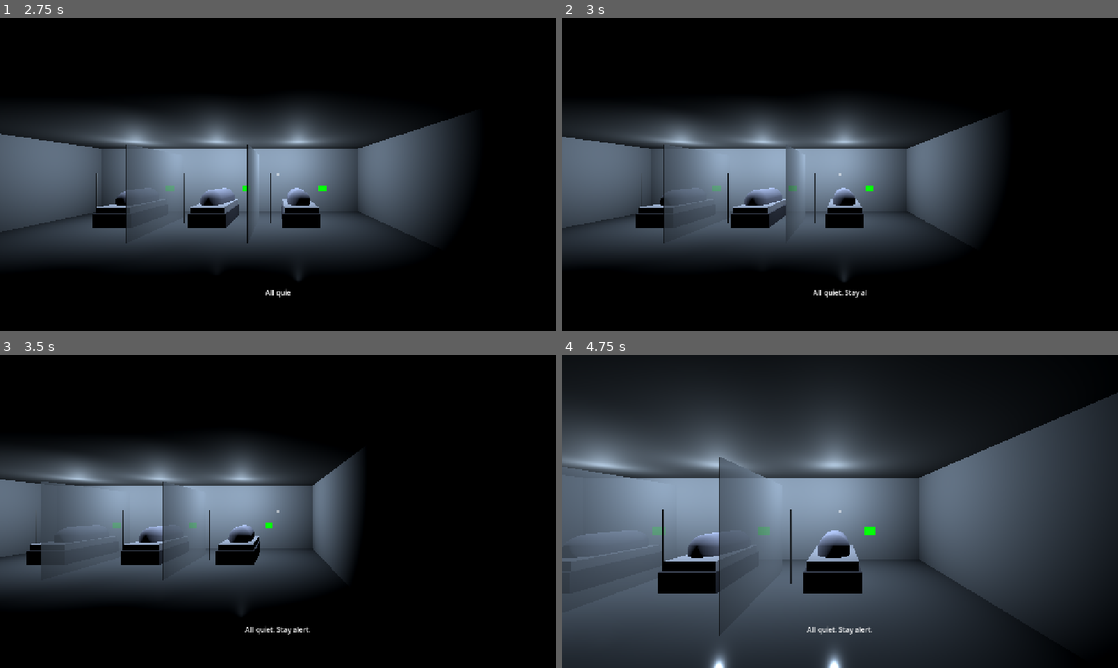
Above: before the commit, frames 1-4 (two rows, left to right).
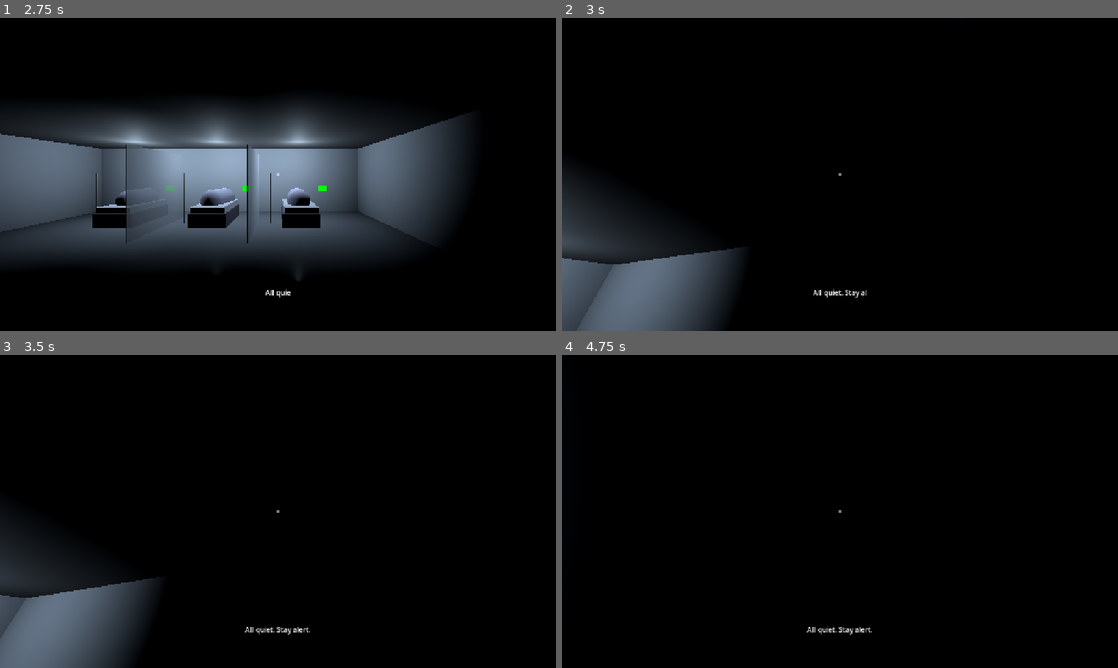
Above: after the commit, the same moments.

Repository: studioboredgames/Ward-9
Game: Godot game, scene res://scenes/main.tscn
Same seed, same stepped clock (60 frames per second), same inputs: the game is played once before the commit and once after it.
Inputs (mouse positions are in pixels of both pictures, inside the frame that each line leads up to):
- Up to frame 1 (2.75 s): click "PLAY" at 0.5 s; tap Enter at 1.25 s; move the mouse to (400, 158) at 1.27 s; hold D (move_right) 1.28-2.03 s; tap E at 1.35, 2.1 s; tap Space at 2 s; move the mouse to (166, 190) at 2.02 s; hold S (move_back) from 2.03 s (still down)
- Up to frame 2 (3 s): move the mouse to (895, 105) at 2.77 s; release S (move_back) at 2.78 s; hold D (move_right) from 2.78 s (still down); tap E at 2.85 s
- Up to frame 3 (3.5 s): keep holding D (move_right)
- Up to frame 4 (4.75 s): move the mouse to (812, 574) at 3.52 s; release D (move_right) at 3.53 s; hold W (move_forward) 3.53-4.28 s; tap E at 3.6, 4.35 s; move the mouse to (1006, 558) at 4.27 s; hold A (move_left) from 4.28 s (still down)

Frame 1 is identical in both runs. In frame 2, 40% of the frame differs, in the area x 0-79%, y 26-100%; in frame 3, 33%; in frame 4, 85%, in the area x 0-100%, y 1-100%.

Commit message:
fix: hardened mouse capture and increased look sensitivity

Diff:
--- a/scripts/game_manager.gd
+++ b/scripts/game_manager.gd
@@ -66,6 +66,10 @@
 
 	if phase_manager:
 		phase_manager.start_game()
+
+	var player = get_tree().get_first_node_in_group("player")
+	if player and player.has_method("force_activate"):
+		player.force_activate()
 
 	if interaction_system:
 		interaction_system.enable_interaction()
--- a/scripts/player/player_controller.gd
+++ b/scripts/player/player_controller.gd
@@ -7,7 +7,7 @@
 # ─── Configuration ────────────────────────────────────────────────────────────
 
 @export var move_speed: float = 3.0          ## Walking speed (m/s)
-@export var mouse_sensitivity: float = 0.002 ## Radians per pixel
+@export var mouse_sensitivity: float = 0.003 ## Radians per pixel (Increased)
 
 # ─── Node References ──────────────────────────────────────────────────────────
 
@@ -23,6 +23,10 @@
 func _ready() -> void:
 	add_to_group("player")
 	camera.add_to_group("player_camera")
+
+
+func force_activate() -> void:
+	_movement_enabled = true
 	Input.mouse_mode = Input.MOUSE_MODE_CAPTURED
 
 
